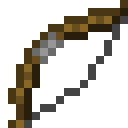
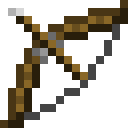
Layers edited between the first and the second 128px x 128px image:
removed layer "quiverbowrecurvestring1.png" over (24, 16, 128, 128)
renamed "recurve_bow_pulled_0.png" to "recurve_bow_pulling_0.png", painted on it over (0, 8, 128, 128)
